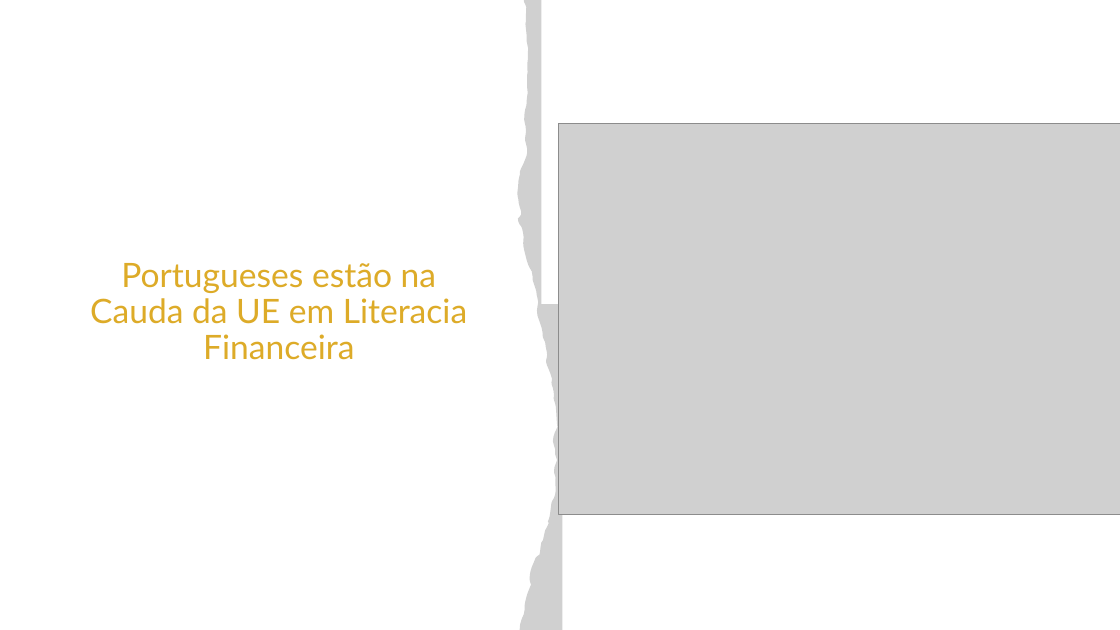
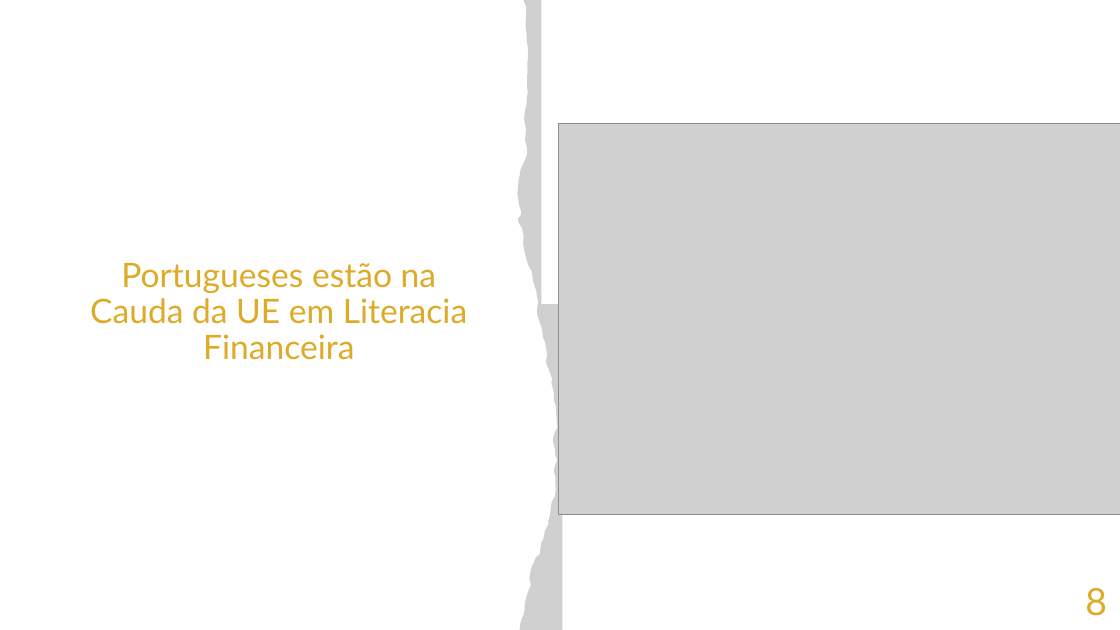
Before and after one commit to goncaloferreira966/Smart4Finances, a slide deck: slide 8 of Smart4FiancesApresentacao.pptx (slide 5 before the commit). Drawn at 1120x630 pixels with LibreOffice and Linux fonts; fonts in the diff are those of the drawing; grey boxes stand for pictures. Boxes give left, top, right and bottom in pixels: in the first picture for what was removed or moved away, otherwise in the second. Text is boxed around its words. In the diff, an @@ line names an element or a change of style, - is before the commit and + after.

```diff
--- a/Smart4FiancesApresentacao.pptx
+++ b/Smart4FiancesApresentacao.pptx
@@ text added at (1085,588,1107,616), 32 pt, text #DDAB28 @@
+8
```
Also in this commit, not shown: 5 other slides changed, 4 slides added, 1 slide removed.
